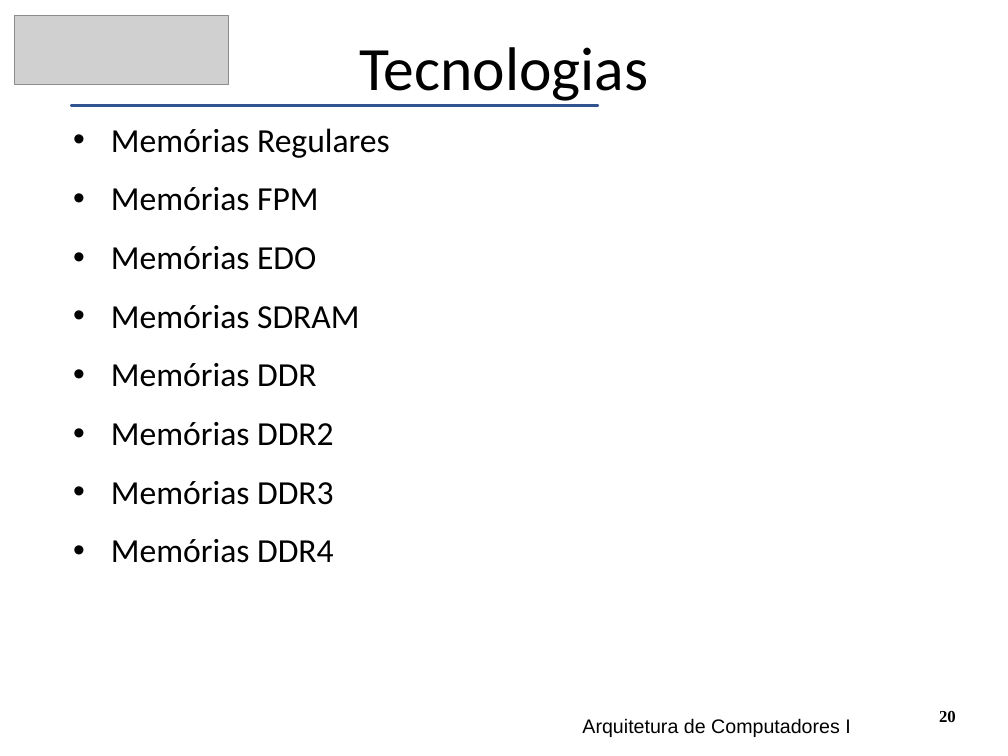
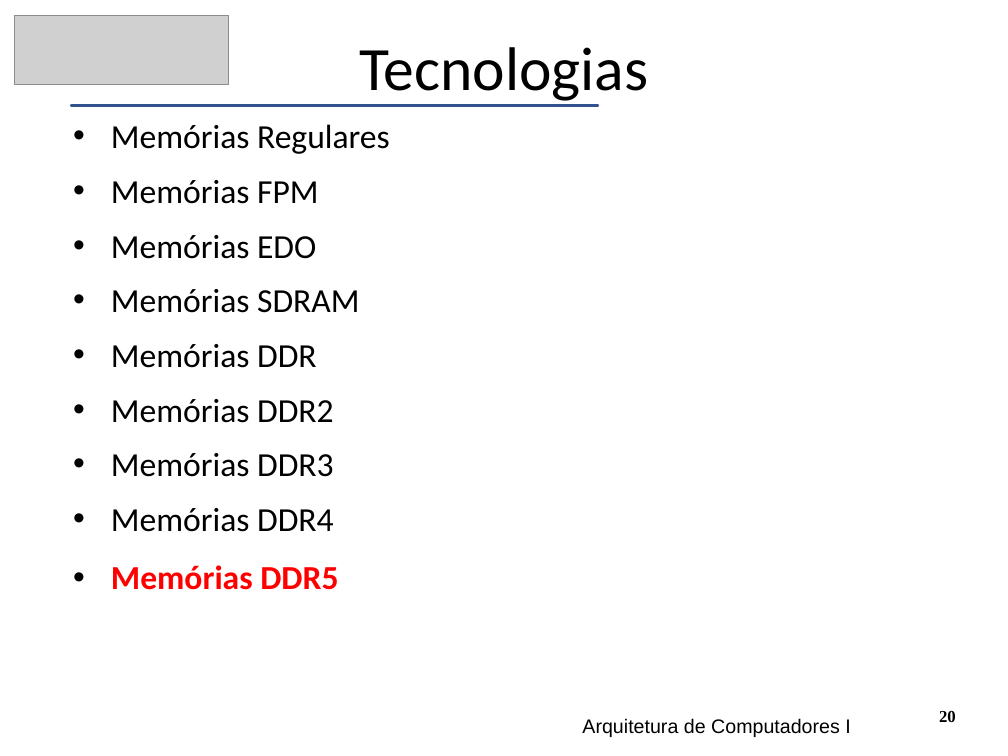
Before and after one commit to CloudEducationBrazil/WydenArquiteturaComputadores, a slide deck: slide 20 of 01 Classes/Aula3 - Arquitetura - Memória RAM e Cache.pptx. Drawn at 1008x756 pixels with LibreOffice and Linux fonts; fonts in the diff are those of the drawing; grey boxes stand for pictures. Boxes give left, top, right and bottom in pixels: in the first picture for what was removed or moved away, otherwise in the second. Text is boxed around its words. In the diff, an @@ line names an element or a change of style, - is before the commit and + after.

```diff
--- a/01 Classes/Aula3 - Arquitetura - Memória RAM e Cache.pptx
+++ b/01 Classes/Aula3 - Arquitetura - Memória RAM e Cache.pptx
@@ text at <box>111,124,390,532</box>: line spacing 0.9 to 0.8 @@
@@ text at <box>111,565,338,590</box>: paragraph added @@
+• Memórias DDR5
```
Also in this commit, not shown: 3 other slides changed, 3 other files.
